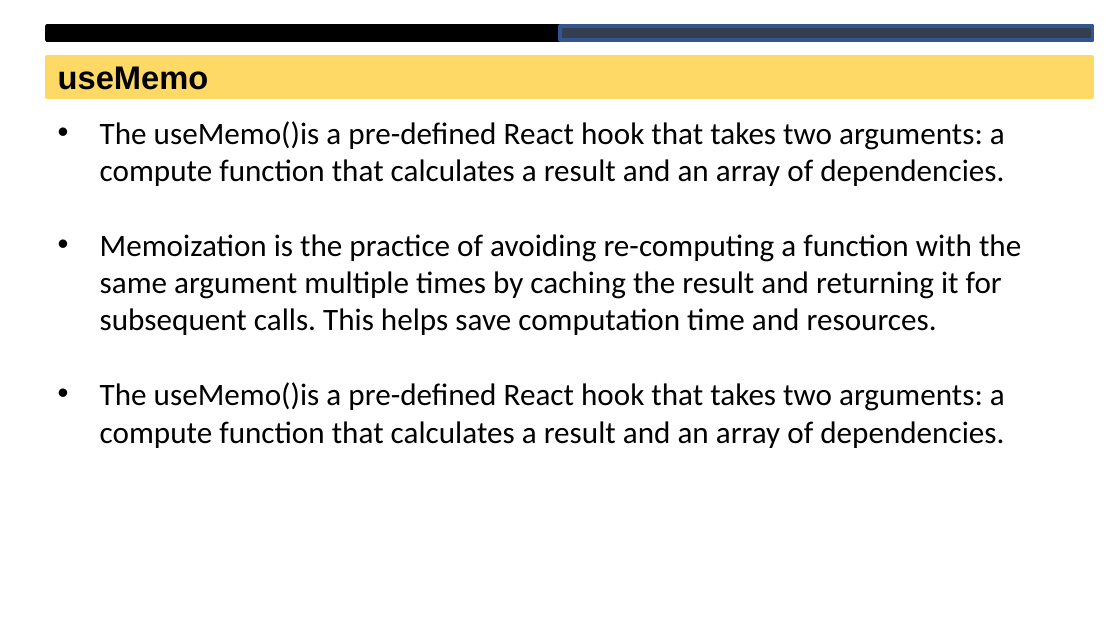
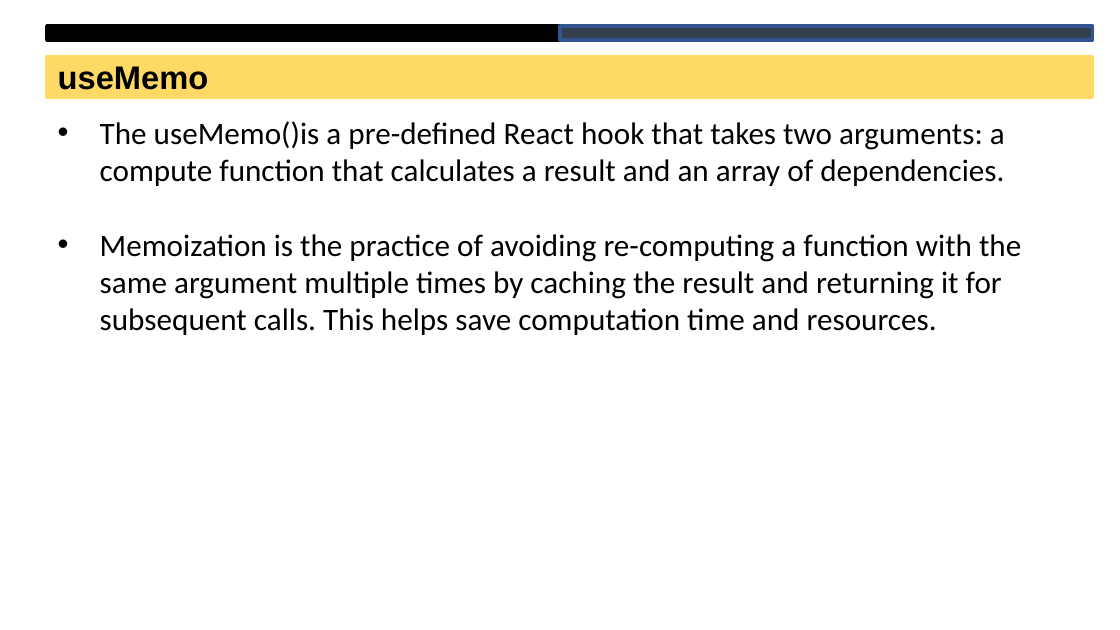
Before and after one commit to urvashi29/frontend-dev-module-3-C1, a slide deck: slide 4 of Lecture-30/Lecture-30.pptx. Drawn at 1120x630 pixels with LibreOffice and Linux fonts; fonts in the diff are those of the drawing. Boxes give left, top, right and bottom in pixels: in the first picture for what was removed or moved away, otherwise in the second. Text is boxed around its words. In the diff, an @@ line names an element or a change of style, - is before the commit and + after.

Commit message:
added Lecture-31

```diff
--- a/Lecture-30/Lecture-30.pptx
+++ b/Lecture-30/Lecture-30.pptx
@@ text at [100,382,1005,448]: paragraph removed @@
-• The useMemo()is a pre-defined React hook that takes two arguments: a compute function that calculates a result and an array of dependencies.
```
Also in this commit, not shown: 34 other files.
